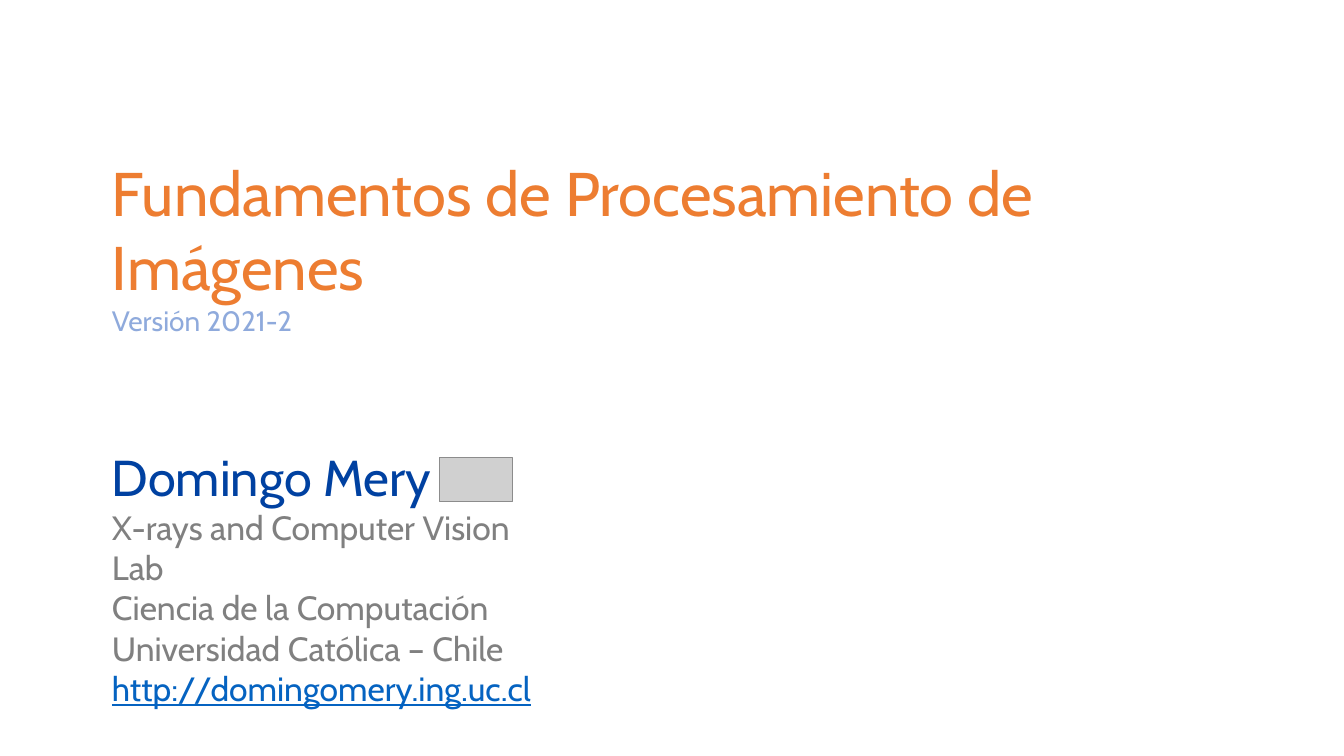
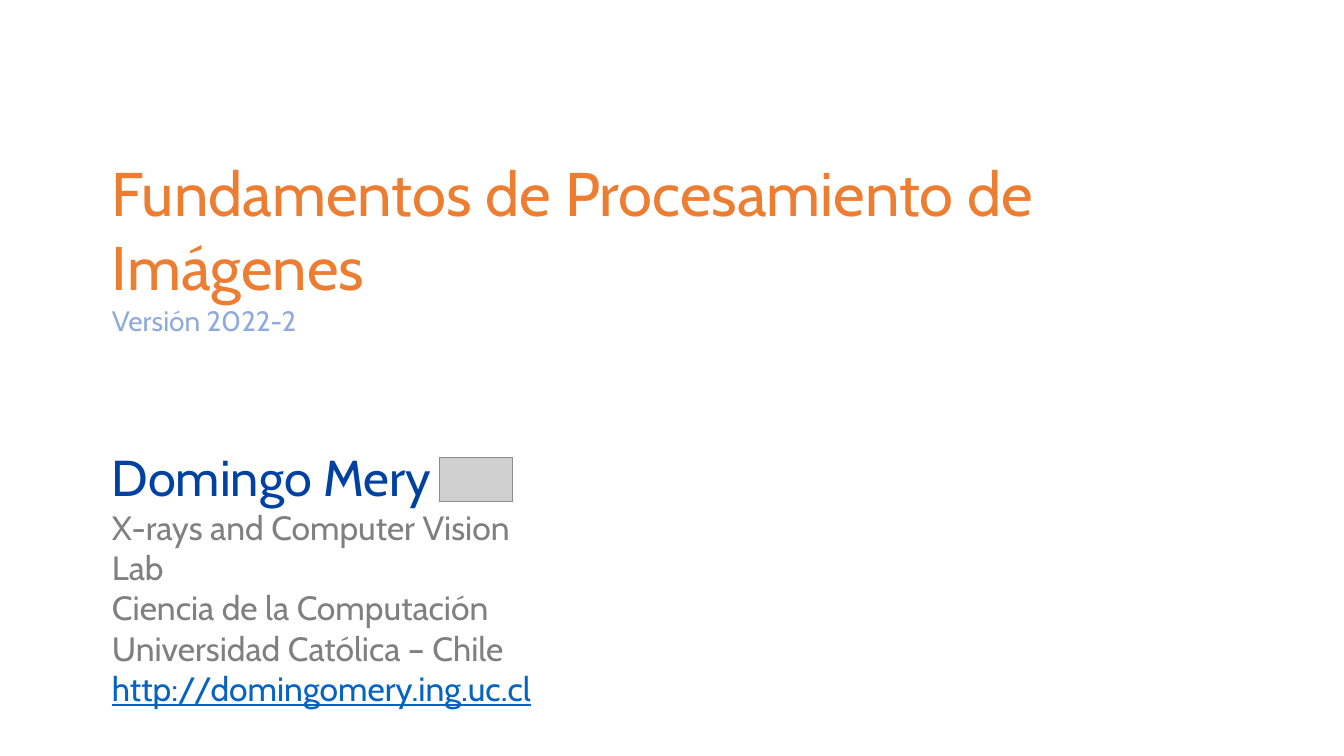
Before and after one commit to domingomery/imagenes, a slide deck: slide 1 of clases/Cap00_Lineas_Generales/program/IMG00_PresentationCurso.pptx. Drawn at 1344x756 pixels with LibreOffice and Linux fonts; fonts in the diff are those of the drawing; grey boxes stand for pictures. Boxes give left, top, right and bottom in pixels: in the first picture for what was removed or moved away, otherwise in the second. Text is boxed around its words. In the diff, an @@ line names an element or a change of style, - is before the commit and + after.

```diff
--- a/clases/Cap00_Lineas_Generales/program/IMG00_PresentationCurso.pptx
+++ b/clases/Cap00_Lineas_Generales/program/IMG00_PresentationCurso.pptx
@@ text at (112, 311, 297, 331): text changed @@
-Versión 2021-2
+Versión 2022-2
```
Also in this commit, not shown: 2 other slides changed, 18 other files.
